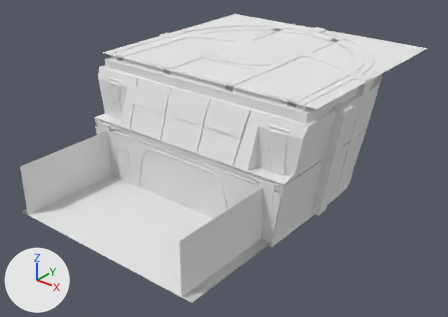
What one commit did to the Blender file BlenderSource/MonitorShuttlebay.blend.
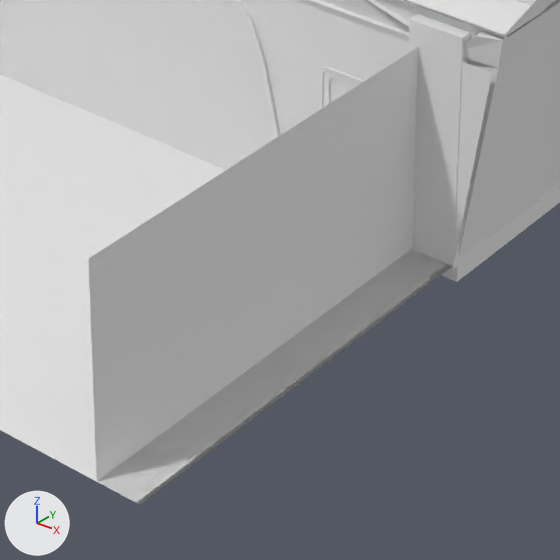
The first picture shows the older version from a camera (50 mm lens) standing at (79.0, -104.3, 64.0) and looking at (4.9, -11.8, 6.6). The close-ups show both versions on the part from 35% to 67% of the width and 55% to 100% of the height of that picture; other places that the commit changed are outside them. Arrows for +X, +Y and +Z are at lower left; the lights stay in place.
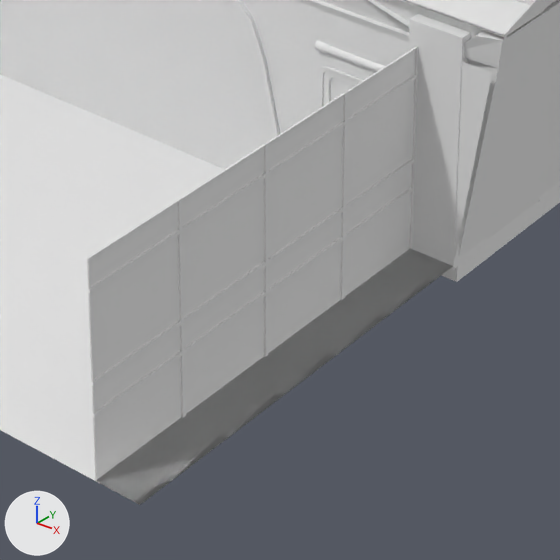
The change, as JSON lines over the scene's bpy script:
```json
{"block": "me_cube_001", "where": "# used by ob_cube; location = (2.5, -2.4, 0.51); scale = (6.59, 6.59, 6.59)"}
{"op": "remove", "block": "me_cube_001", "code": "me_cube_001.from_pydata(...)  # 10973 vertices, 9462 faces; spans x -3.99..4.41, y -6.64..4.73, z -0.16..3.94"}
{"op": "add", "block": "me_cube_001", "code": "me_cube_001.from_pydata(...)  # 11877 vertices, 10280 faces; spans x -3.99..4.41, y -6.64..4.73, z -0.16..3.94"}
{"block": "me_cube_001", "change": "me_cube_001 part 1: the loose piece of 192 vertices spanning x 2.35..2.99, y -3.3..-3.23, z 1.31..1.39 is copied, and the copy is moved by (0.0, -0.05, 0.0); it spans x 2.35..2.99, y -3.34..-3.27, z 1.31..1.39"}
{"block": "me_cube_001", "change": "me_cube_001 part 2: 260 vertices added at x 3.2..3.21, y -6.64..-3.26, z 0.0..1.63"}
```

Where the change shows, as pixel boxes [x1, y1, x2, y2] in the close-ups (560 x 560 px):
```json
{"part": 1, "of": "me_cube_001", "change": "added", "after": [315, 40, 385, 72]}
{"part": 2, "of": "me_cube_001", "change": "added", "after": [87, 47, 452, 504]}
```
